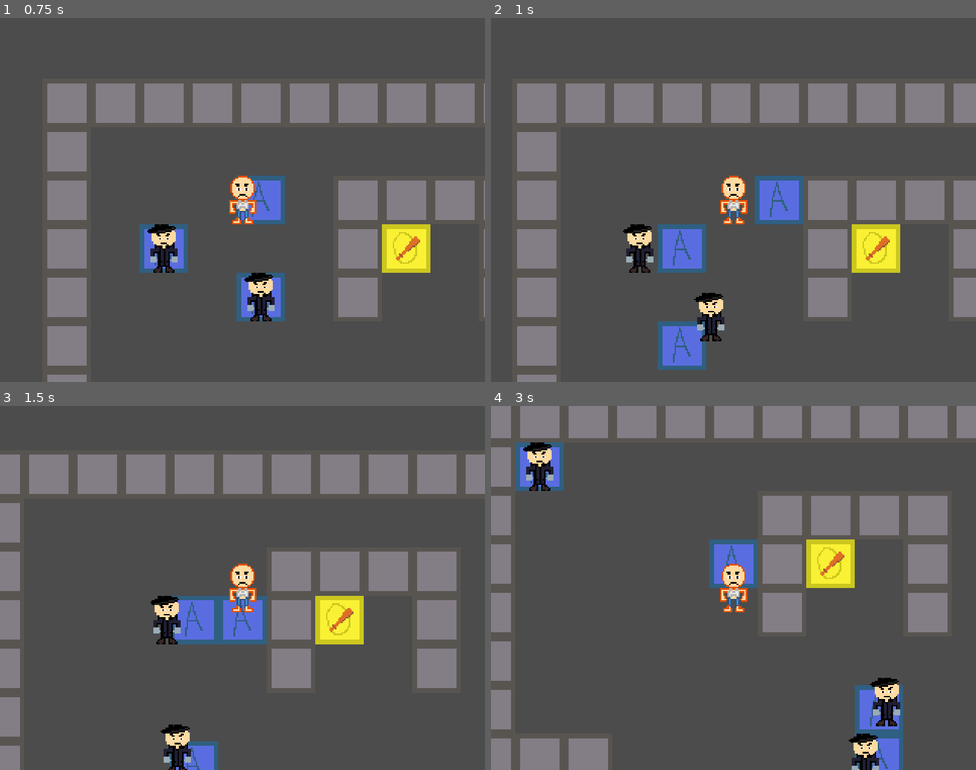
Above: before the commit, frames 1-4 (two rows, left to right).
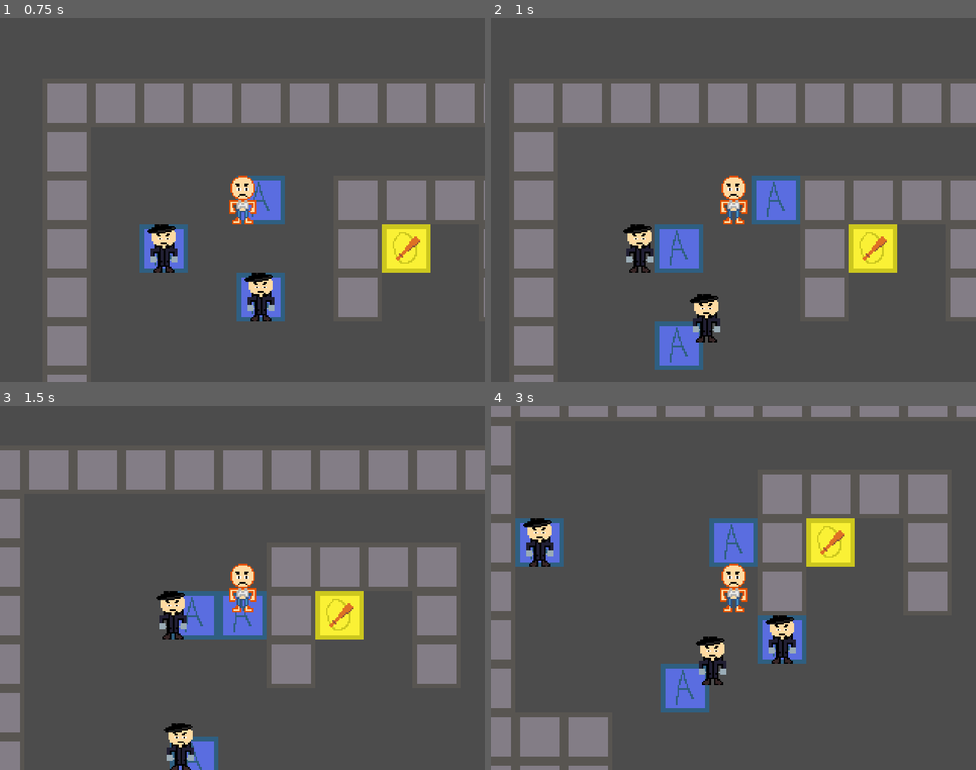
Above: after the commit, the same moments.

Repository: IgorGRBR/ldjam45thiingy
Game: Godot game, scene res://Game.tscn
Same seed, same stepped clock (60 frames per second), same inputs: the game is played once before the commit and once after it.
Inputs:
- Up to frame 1 (0.75 s): tap Enter at 0.5 s; hold Right (ui_right) from 0.53 s (still down)
- Up to frame 2 (1 s): keep holding Right (ui_right)
- Up to frame 3 (1.5 s): release Right (ui_right) at 1.28 s; hold Down (ui_down) from 1.28 s (still down)
- Up to frame 4 (3 s): release Down (ui_down) at 2.03 s; hold Right (ui_right) 2.03-2.78 s; hold Up (ui_up) from 2.78 s (still down)

Frame 1 is identical in both runs. In frame 2, 5.1% of the frame differs, in the area x 4-96%, y 18-100%; in frame 3, 6.7%; in frame 4, 23%, in the area x 0-100%, y 3-100%.

Commit message:
Fixed bugs and crashes

Diff:
--- a/grid/grid.gd
+++ b/grid/grid.gd
@@ -16,7 +16,10 @@
 	emit_signal("world_update", delta)
 
 func update_queue():
-	queue = get_children()
+	queue = []
+	for node in get_children():
+		if node.type == CellType.ACTOR:
+			queue.push_back(node)
 	queue_next()
 
 func queue_next():
--- a/pawns/actor.gd
+++ b/pawns/actor.gd
@@ -24,6 +24,7 @@
 		#self_sprite.position = target_position - input_direction * 32
 		move_to(target_position)
 	else:
+		move_to(position)
 		bump()
 	return true
 
@@ -58,7 +59,7 @@
 
 	# Move the node to the target cell instantly,
 	# and animate the sprite moving from the start to the target cell
-	var move_direction = (target_position - position).normalized()
+	#var move_direction = (target_position - position).normalized()
 	#$Tween.interpolate_property($Pivot, "position", - move_direction * 32, Vector2(), $AnimationPlayer.current_animation_length, Tween.TRANS_LINEAR, Tween.EASE_IN)
 
 	position = target_position
